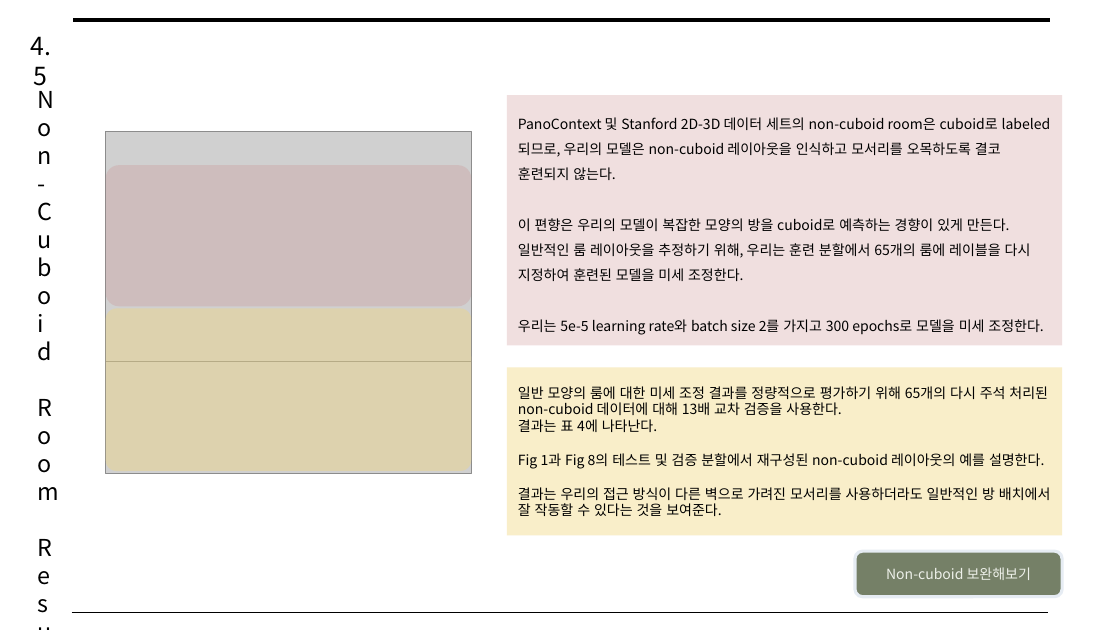
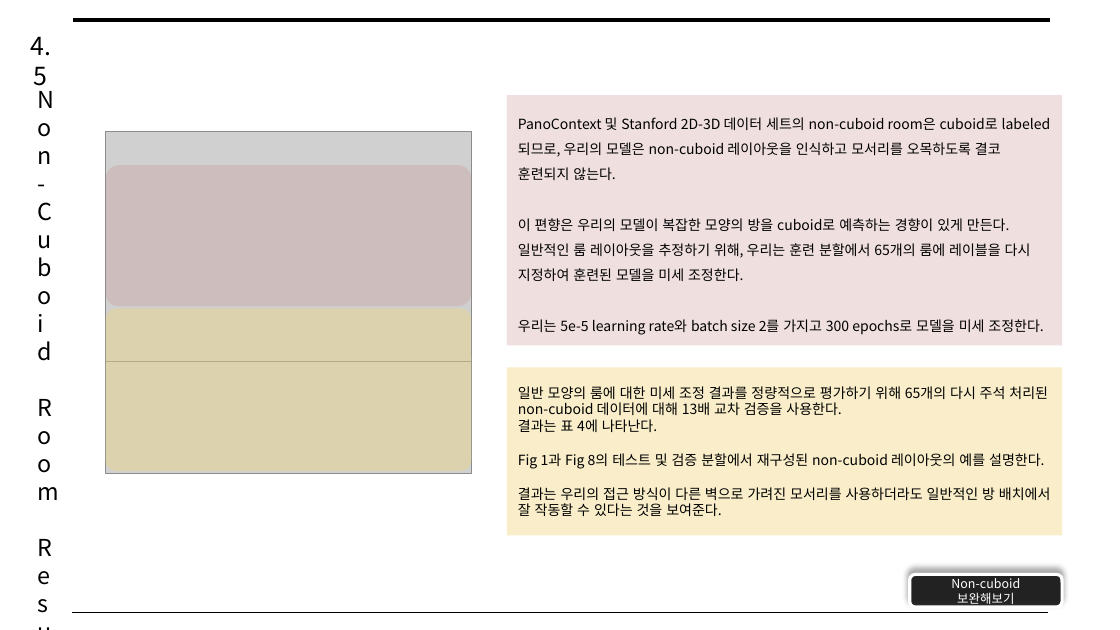
Before and after one commit to arittung/3D_Room_Layout_estimation, a slide deck: slide 13 of 관련 자료/HorizonNet 논문 해석.pptx. Drawn at 1120x630 pixels with LibreOffice and Linux fonts; fonts in the diff are those of the drawing; grey boxes stand for pictures. Boxes give left, top, right and bottom in pixels: in the first picture for what was removed or moved away, otherwise in the second. Text is boxed around its words. In the diff, an @@ line names an element or a change of style, - is before the commit and + after.

```diff
--- a/관련 자료/HorizonNet 논문 해석.pptx
+++ b/관련 자료/HorizonNet 논문 해석.pptx
@@ rounded rectangle "Non-cuboid 보완해보기": place and size @@
-rounded rectangle "Non-cuboid 보완해보기" at [855, 551, 1062, 597]
+rounded rectangle "Non-cuboid 보완해보기" at [909, 575, 1062, 607]
@@ rounded rectangle "Non-cuboid 보완해보기" at [909, 575, 1062, 607]: size 9 to 8 pt, text colour #EDF0E9 to #FFFFFF; fill #536142 at 80% opacity to #000000 at 80% opacity; outline #E6ECF3 2 pt to #FFFFFF 2 pt; shadow on @@
```
Also in this commit, not shown: 2 other slides changed, 2 other files.
